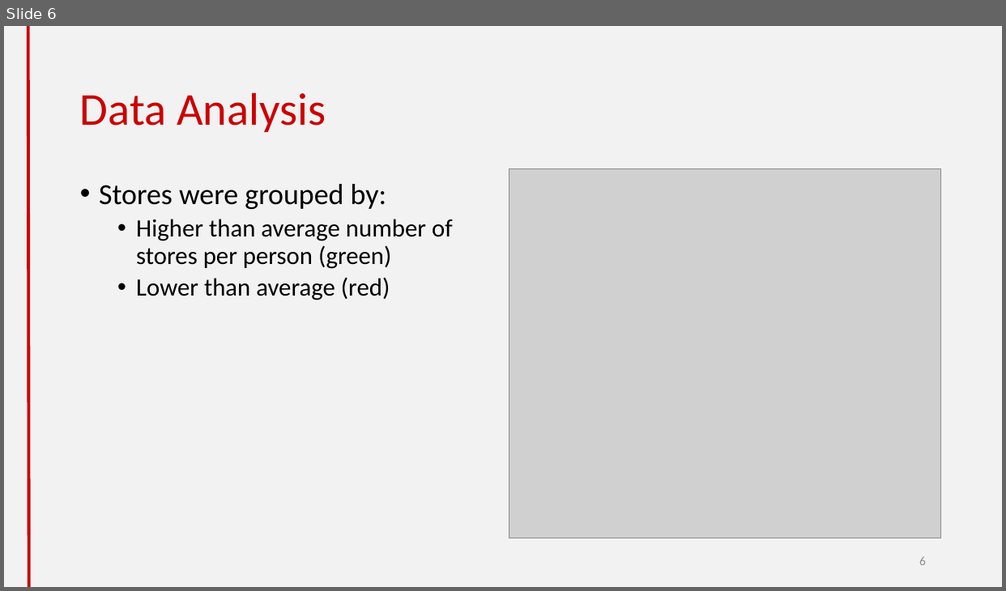
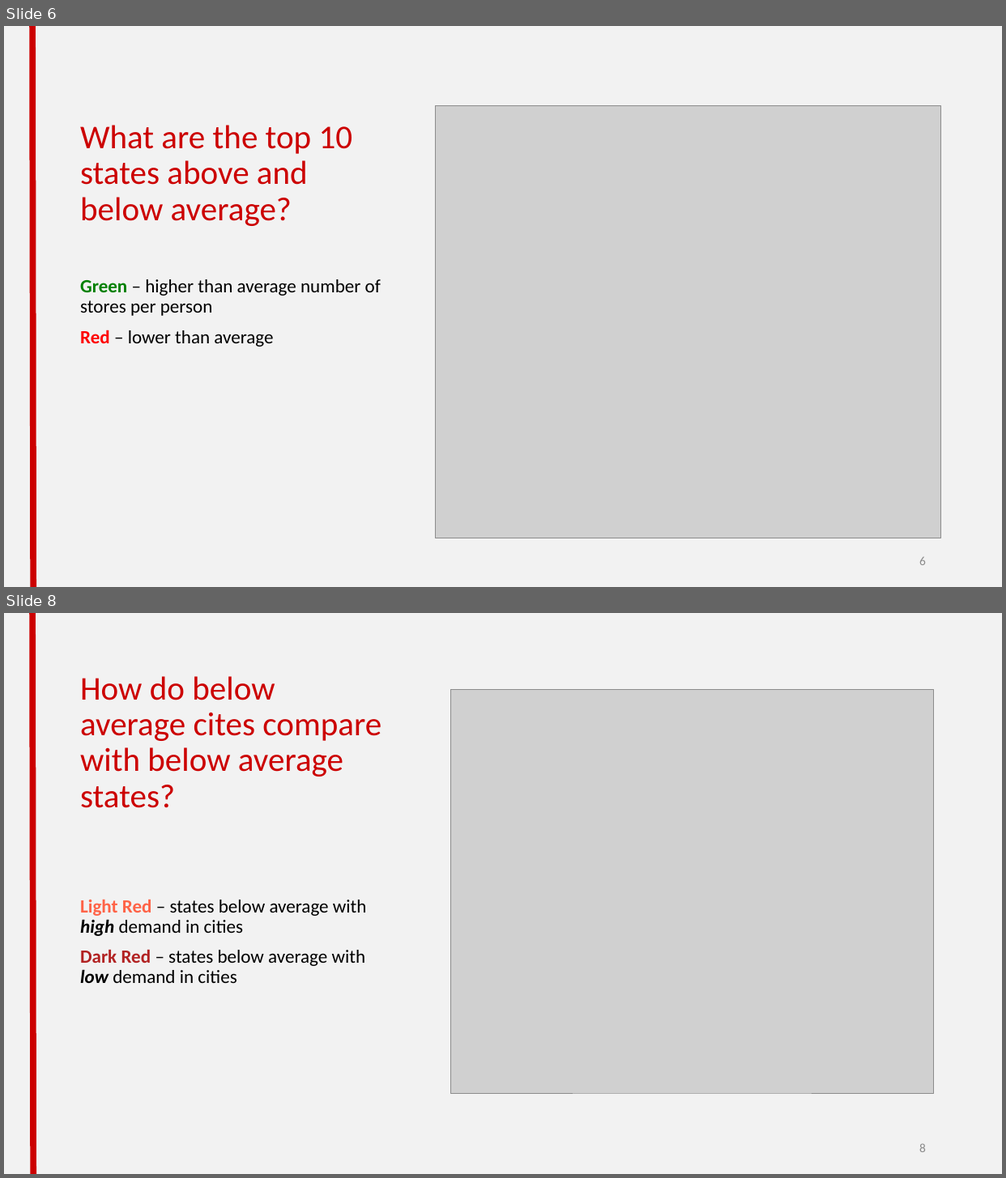
Before and after one commit to cheetahskita/dsa-projects, a slide deck: 1-web-scraping/Web Scraping Project.pptx. Shown one above the other, each under a label of ours: slide 6 before the commit, slides 6 and 8 after it; the slides between them are not shown. The pictures are 1006x591 and 1006x1178 pixels, drawn with LibreOffice and Linux fonts; fonts in the diff are those of the drawing; grey boxes stand for pictures. Boxes give left, top, right and bottom in pixels: in the first picture for what was removed or moved away, otherwise in the second. Text is boxed around its words. In the diff, an @@ line names an element or a change of style, - is before the commit and + after.

Commit message:
updated color palate on slides

```diff
--- a/1-web-scraping/Web Scraping Project.pptx
+++ b/1-web-scraping/Web Scraping Project.pptx
@@ slide 8 added at box(4, 613, 1002, 1174), background #F2F2F2; not listed: 1 template element that a slide beside it also shows @@
@@ title added at box(80, 676, 381, 808), 32 pt, text #CC0000 @@
+How do below average cites compare with below average states?
@@ picture added at box(451, 690, 934, 1093) @@
@@ text added at box(80, 900, 367, 983), 18 pt, text #000000 @@
+Light Red – states below average with high demand in cities
+Dark Red – states below average with low demand in cities
@@ page number added at box(919, 1144, 926, 1152), 12 pt, text #8C8C8C @@
+8
@@ slide 6 changed as well @@
@@ line moved from (28, 26) - (28, 587) to (32, 26) - (33, 587) @@
@@ line (32, 26) - (33, 587): stroke #CC0000 3 pt to #CC0000 6 pt @@
@@ title "What are the top 10 ..." at box(80, 125, 353, 226): vertical alignment middle to bottom @@
@@ picture: place and size @@
-picture at box(509, 169, 941, 538)
+picture at box(435, 105, 940, 538)
@@ title at box(80, 125, 353, 226): text changed; size 44 to 32 pt @@
-Data Analysis
+What are the top 10 states above and below average?
@@ text at box(80, 280, 381, 347): text changed; size 24 to 18 pt @@
-• Stores were grouped by:
-  • Higher than average number of stores per person (green)
-  • Lower than average (red)
+Green – higher than average number of stores per person
+Red – lower than average
```
Also in this commit, not shown: 9 other slides changed, 2 other slides added, 2 slides removed, 1 other file.
